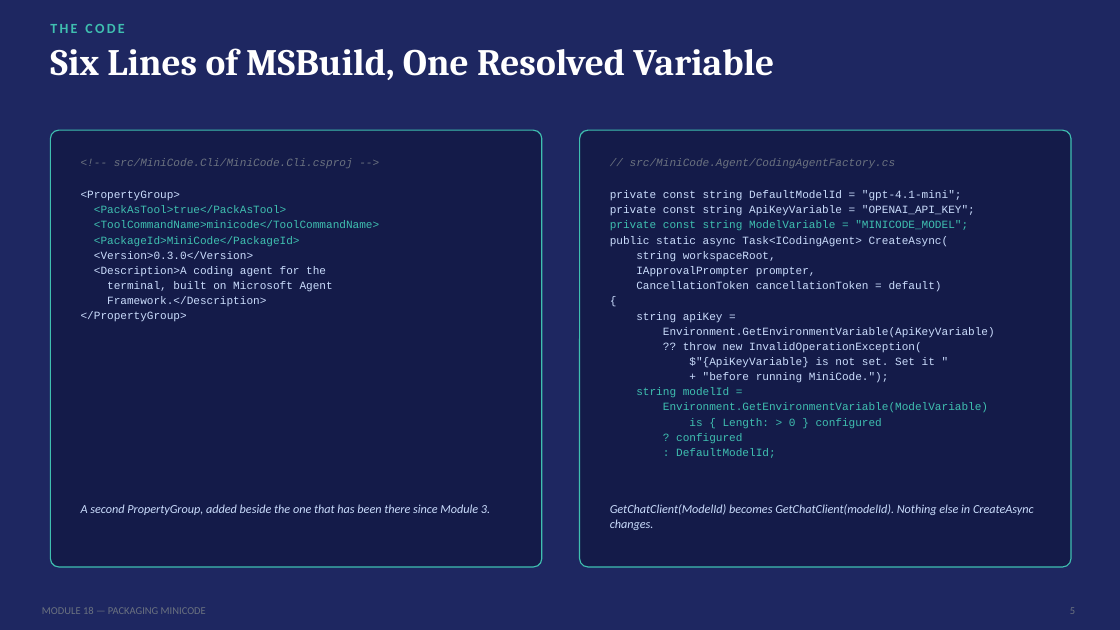
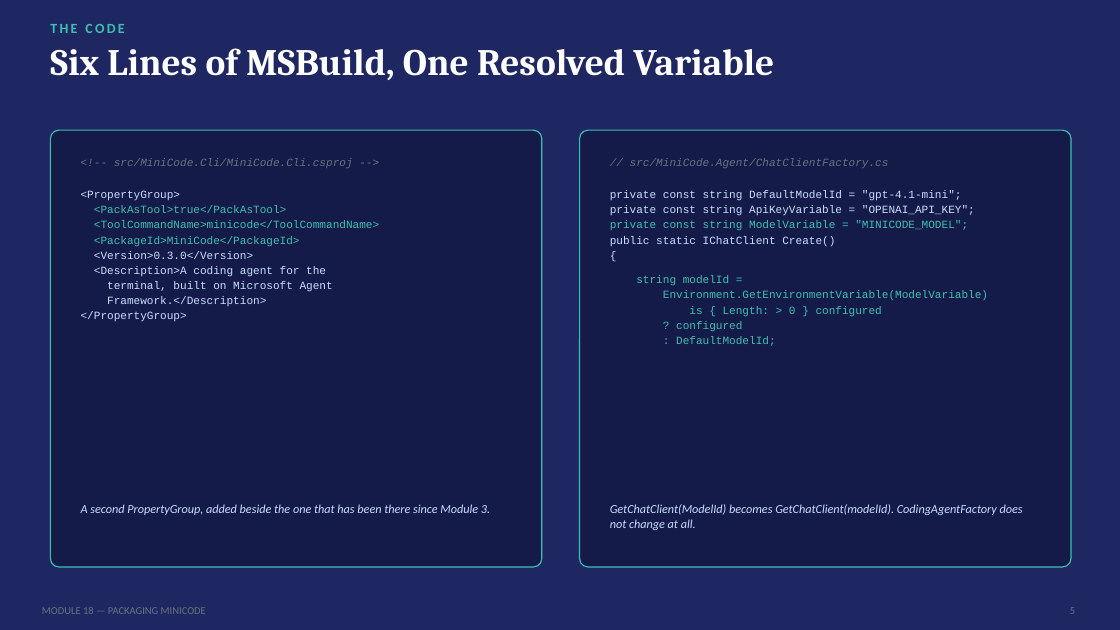
Before and after one commit to SeattleDiver/MAF-MiniCode, a slide deck: slide 5 of Projects/Module18-PackagingMiniCode/Module18 - Packaging MiniCode.pptx. Drawn at 1120x630 pixels with LibreOffice and Linux fonts; fonts in the diff are those of the drawing. Boxes give left, top, right and bottom in pixels: in the first picture for what was removed or moved away, otherwise in the second. Text is boxed around its words. In the diff, an @@ line names an element or a change of style, - is before the commit and + after.

```diff
--- a/Projects/Module18-PackagingMiniCode/Module18 - Packaging MiniCode.pptx
+++ b/Projects/Module18-PackagingMiniCode/Module18 - Packaging MiniCode.pptx
@@ text at [630, 158, 889, 168]: text changed @@
-// src/MiniCode.Agent/CodingAgentFactory.cs
+// src/MiniCode.Agent/ChatClientFactory.cs
@@ text at [610, 236, 835, 247]: text changed @@
-public static async Task<ICodingAgent> CreateAsync(
-string workspaceRoot,
-IApprovalPrompter prompter,
-CancellationToken cancellationToken = default)
+public static IChatClient Create()
@@ text "string modelId =": place and size @@
-text "string modelId =" at [636, 388, 988, 458]
+text "string modelId =" at [636, 276, 988, 346]
@@ text at [636, 312, 995, 383]: paragraphs removed @@
-string apiKey =
-Environment.GetEnvironmentVariable(ApiKeyVariable)
-?? throw new InvalidOperationException(
-$"{ApiKeyVariable} is not set. Set it "
-+ "before running MiniCode.");
@@ text at [610, 504, 1023, 530]: text changed @@
-GetChatClient(ModelId) becomes GetChatClient(modelId). Nothing else in CreateAsync changes.
+GetChatClient(ModelId) becomes GetChatClient(modelId). CodingAgentFactory does not change at all.
```
Also in this commit, not shown: 1 other slide changed, 56 other files.
